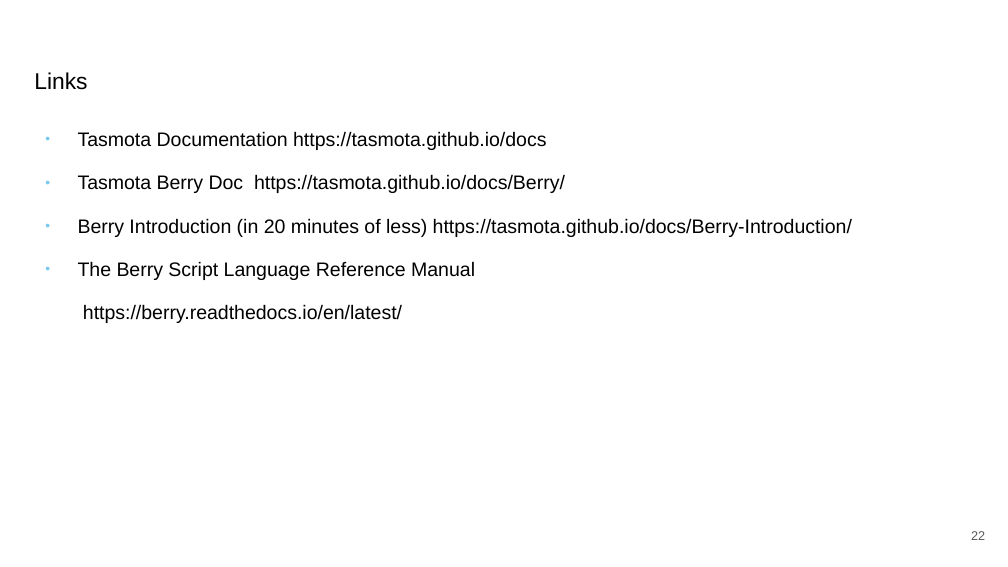
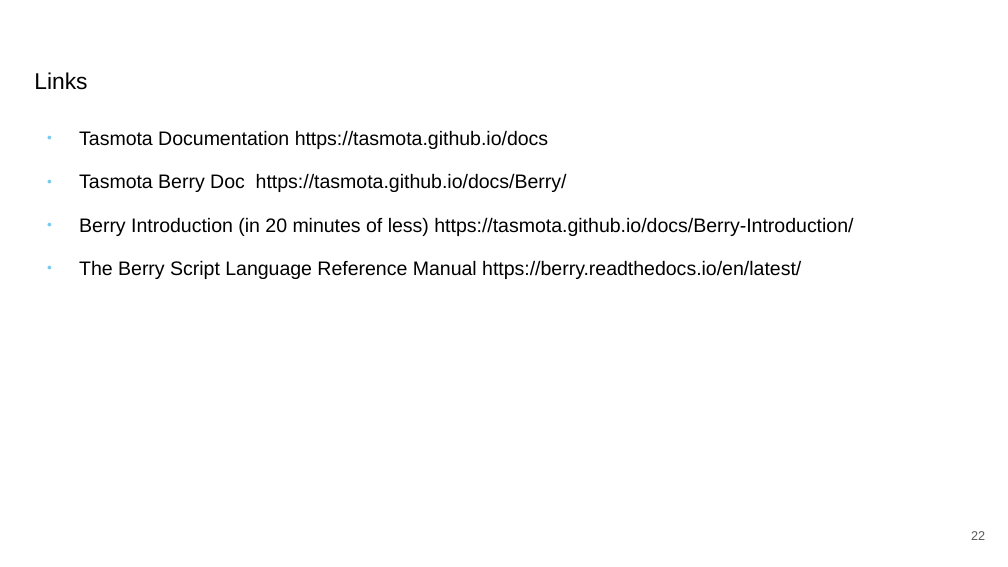
Before and after one commit to darrylb123/EO2024, a slide deck: slide 22 of EO2024-Tasmota+Berry.odp. Drawn at 1008x567 pixels with LibreOffice and Linux fonts; fonts in the diff are those of the drawing; background and template pictures are left out. Boxes give left, top, right and bottom in pixels: in the first picture for what was removed or moved away, otherwise in the second. Text is boxed around its words. In the diff, an @@ line names an element or a change of style, - is before the commit and + after.

```diff
--- a/EO2024-Tasmota+Berry.odp
+++ b/EO2024-Tasmota+Berry.odp
@@ text at box(79, 260, 801, 279): text changed @@
-● The Berry Script Language Reference Manual
-https://berry.readthedocs.io/en/latest/
+● The Berry Script Language Reference Manual https://berry.readthedocs.io/en/latest/
```
Also in this commit, not shown: 4 other slides changed.
